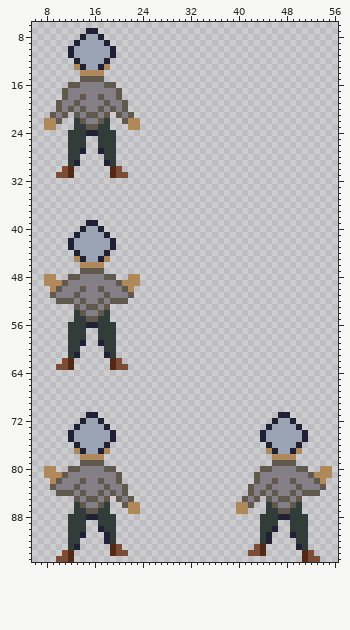
One commit to this sprite sheet: images/hero_sheet.png. Above, as it was before the edit.
The file is 64x96 pixels. Shown: x 6..56, y 6..95.
Once edited:
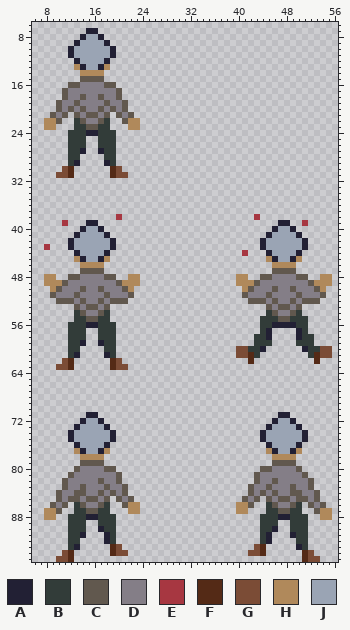
Palette (. is transparent): A #222034  B #323c39  C #61584e  D #847e87  E #a73741  F #542a16  G #7b4c36  H #b0895b  J #9aa4b4
The commit says: More general improvments, added damaged ainim behavior to hero
The exact change:
@@ x 6..56 @@
 37 ...................................................
-38 ...................................................
-39 .........AA........................................
-40 ........AJJA.......................................
-41 .......AJJJJA......................................
-42 ......AJJJJJJA.....................................
-43 ......AJJJJJJA.....................................
-44 .......AJJJJA......................................
-45 .......HAJJAH......................................
-46 ........HHHH.......................................
-47 ........CCCC.......................................
-48 ..HH..CCDDDDCC..HH.................................
-49 ..HHHCDDDDDDDDCHHH.................................
-50 ...HCDDDCDDCDDDCH..................................
-51 ...CDDDCDDDDCDDDC..................................
-52 ....CCCDCDDCDCCC...................................
-53 .......CDCCDC......................................
-54 .......BCDDCB......................................
-55 .......BBCCBB......................................
-56 ......BBBAABBB.....................................
-57 ......BBB..BBB.....................................
-58 ......BBB..BBB.....................................
-59 ......BBA..ABB.....................................
-60 ......BB....BB.....................................
-61 ......BA....AB.....................................
-62 .....GF......FG....................................
+38 ..............E......................E.............
+39 .....E...AA..............................AA..E.....
+40 ........AJJA............................AJJA.......
+41 .......AJJJJA..........................AJJJJA......
+42 ......AJJJJJJA........................AJJJJJJA.....
+43 ..E...AJJJJJJA........................AJJJJJJA.....
+44 .......AJJJJA......................E...AJJJJA......
+45 .......HAJJAH..........................HAJJAH......
+46 ........HHHH............................HHHH.......
+47 ........CCCC............................CCCC.......
+48 ..HH..CCDDDDCC..HH................HH..CCDDDDCC..HH.
+49 ..HHHCDDDDDDDDCHHH................HHHCDDDDDDDDCHHH.
+50 ...HCDDDCDDCDDDCH..................HCDDDCDDCDDDCH..
+51 ...CDDDCDDDDCDDDC..................CDDDCDDDDCDDDC..
+52 ....CCCDCDDCDCCC....................CCCDCDDCDCCC...
+53 .......CDCCDC..........................CDCCDC......
+54 .......BCDDCB..........................BCDDCB......
+55 .......BBCCBB.........................BBBCCBBB.....
+56 ......BBBAABBB........................BBAAAABB.....
+57 ......BBB..BBB........................BA....AB.....
+58 ......BBB..BBB.......................BBA....ABB....
+59 ......BBA..ABB.......................BBB....BBB....
+60 ......BB....BB....................GGBBA......ABBGG.
+61 ......BA....AB....................GGFB........BFGG.
+62 .....GF......FG.....................F..........F...
 63 ....GGF......FGG...................................
@@ x 6..56 @@
 79 ........CCCC............................CCCC.......
-80 ..HH..CCDDDDCC........................CCDDDDCC..HH.
-81 ..HHHCDDDDDDDDC......................CDDDDDDDDCHHH.
-82 ...HCDDDCDDCDDC......................CDDCDDCDDDCH..
-83 ...CDDDCDDDDCDDC....................CDDCDDDDCDDDC..
-84 ....CCCDCDDCDCDC....................CDCDCDDCDCCC...
-85 .......CDCCDC.CDC..................CDC.CDCCDC......
-86 .......BCDDCB..CHH................HHC..BCDDCB......
-87 .......BBCCBB...HH................HH...BBCCBB......
-88 ......BBBAABBB........................BBBAABBB.....
+80 .......CDDDDCC........................CCDDDDC......
+81 ......CDDDDDDDC......................CDDDDDDDC.....
+82 .....CDDDDDCDDC......................CDDCDDDDDC....
+83 .....CDDCDDDCDDC....................CDDCDDDCDDC....
+84 ....CDDCCDDCDCDC....................CDCDCDDCCDDC...
+85 ....CDCCDCCDC.CDC..................CDC.CDCCDCCDC...
+86 ...CDC.BCDDCB..CHH................HHC..BCDDCB.CDC..
+87 ..HHC..BBCCBB...HH................HH...BBCCBB..CHH.
+88 ..HH..BBBAABBB........................BBBAABBB..HH.
 89 ......BBB..BBB........................BBB..BBB.....
